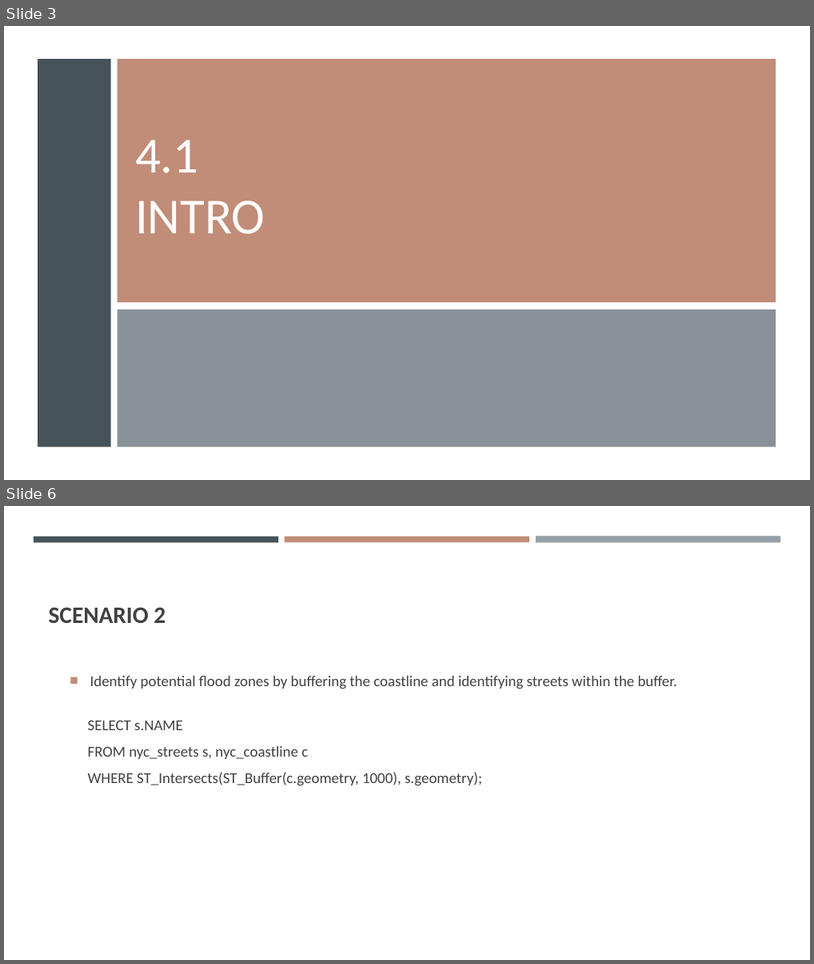
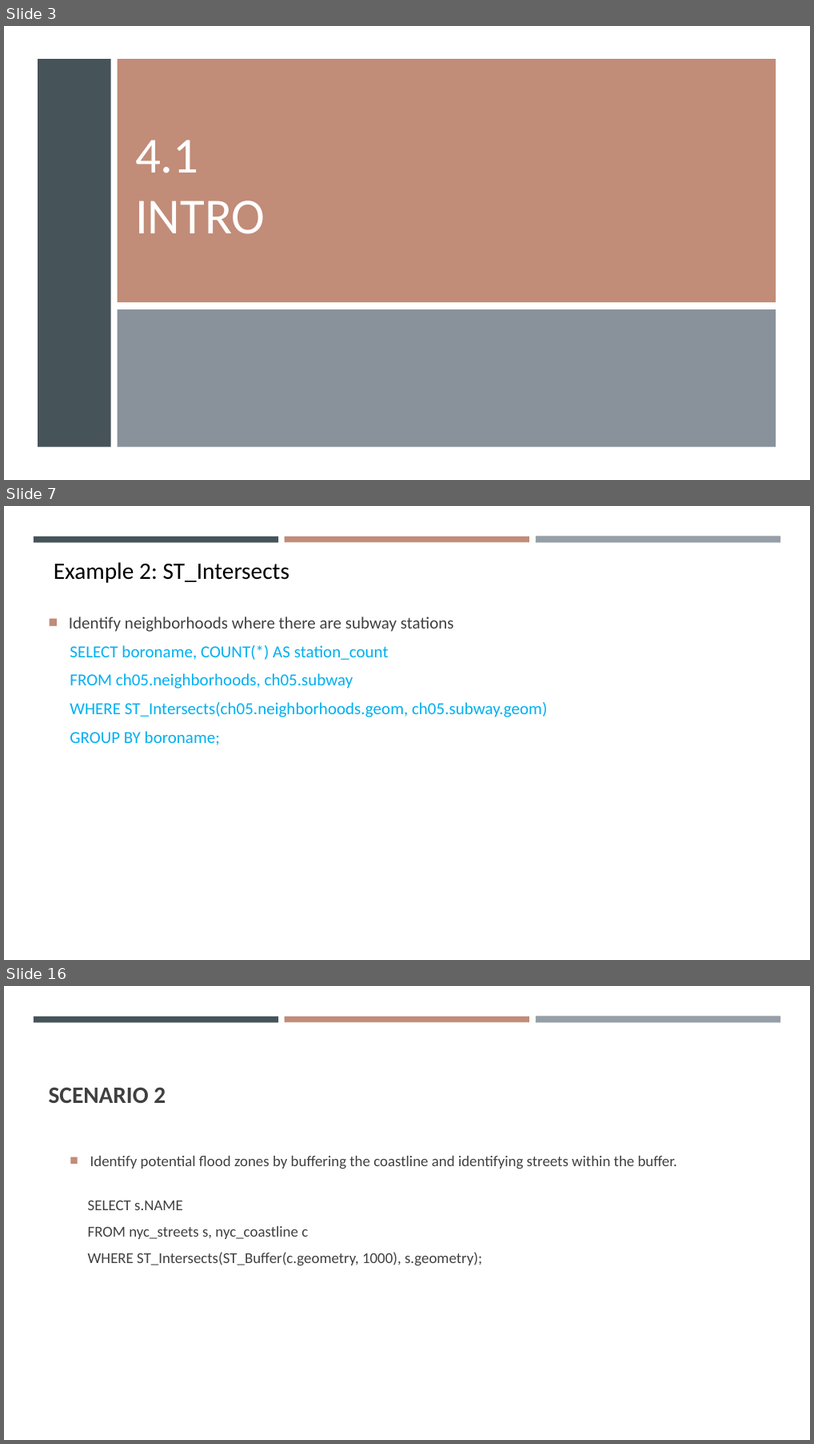
Before and after one commit to gisynw/ssj-376, a slide deck: docs/Lectures/Week05/Week05_Park02.pptx. Shown one above the other, each under a label of ours: slides 3 and 6 before the commit, slides 3, 7 and 16 after it; the slides between them are not shown. The pictures are 814x964 and 814x1444 pixels, drawn with LibreOffice and Linux fonts; fonts in the diff are those of the drawing. Boxes give left, top, right and bottom in pixels: in the first picture for what was removed or moved away, otherwise in the second. Text is boxed around its words. In the diff, an @@ line names an element or a change of style, - is before the commit and + after.

```diff
--- a/docs/Lectures/Week05/Week05_Park02.pptx
+++ b/docs/Lectures/Week05/Week05_Park02.pptx
@@ slide 7 added at (4, 506, 810, 960), background #FFFFFF; not listed: 3 template elements that a slide beside it also shows @@
@@ text added at (54, 562, 290, 583), 28 pt, text #000000 @@
+Example 2: ST_Intersects
@@ text added at (69, 616, 547, 745), 20 pt, text #00B0F0 @@
+■ Identify neighborhoods where there are subway stations
+  SELECT boroname, COUNT(*) AS station_count
+  FROM ch05.neighborhoods, ch05.subway
+  WHERE ST_Intersects(ch05.neighborhoods.geom, ch05.subway.geom)
+  GROUP BY boroname;
@@ what was slide 6 is now slide 16 @@
```
Also in this commit, not shown: 2 slides changed, 9 other slides added.
